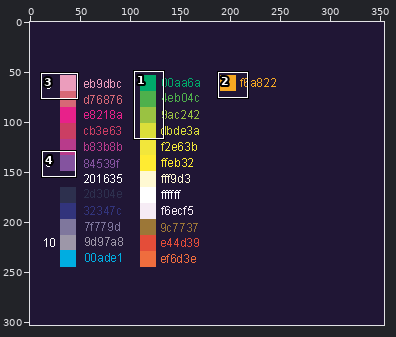
A pixel-art file gets an edit: sprites/colorPalette.aseprite. Above: a wide view before the commit, with the close-up outlined.
Close-up. Old version:
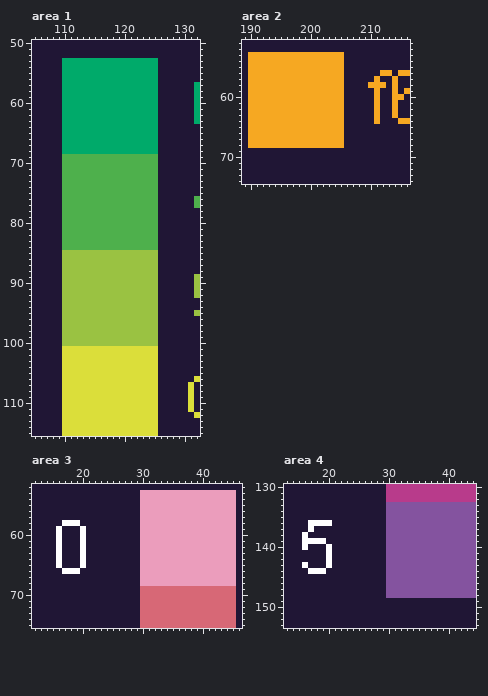
354x303 pixels, 1 frame. Shown: area 1: x 105..132, y 50..115; area 2: x 189..216, y 51..74; area 3: x 12..46, y 52..75; area 4: x 13..44, y 130..153. The commit also changed other parts of the picture, which this record leaves out.
After:
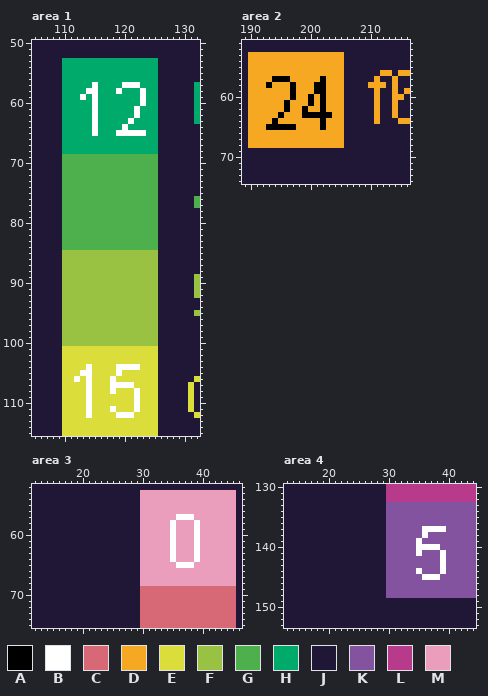
Palette (. is transparent): A #000000  B #ffffff  C #d76876  D #f6a822  E #dbde3a  F #9ac242  G #4eb04c  H #00aa6a  J #201635  K #84539f  L #b83b8b  M #eb9dbc
What changed:
layer "Layer 3" added
--- area 1, layer "Layer 3"
@@ x 111..125 @@
  56 HHHHHHHHHHHHHHH
- 57 HHHHHHHHHHHHHHH
- 58 HHHHHHHHHHHHHHH
- 59 HHHHHHHHHHHHHHH
- 60 HHHHHHHHHHHHHHH
- 61 HHHHHHHHHHHHHHH
- 62 HHHHHHHHHHHHHHH
- 63 HHHHHHHHHHHHHHH
- 64 HHHHHHHHHHHHHHH
- 65 HHHHHHHHHHHHHHH
+ 57 HHHHBHHHHBBBHHH
+ 58 HHHBBHHHBHHHBHH
+ 59 HHBHBHHHHHHHBHH
+ 60 HHHHBHHHHHHHBHH
+ 61 HHHHBHHHHHHBHHH
+ 62 HHHHBHHHHHHBHHH
+ 63 HHHHBHHHHHBHHHH
+ 64 HHHHBHHHHBHHHHH
+ 65 HHHHBHHHBBBBBHH
  66 HHHHHHHHHHHHHHH
@@ x 110..124 @@
 103 EEEEEEEEEEEEEEE
-104 EEEEEEEEEEEEEEE
-105 EEEEEEEEEEEEEEE
-106 EEEEEEEEEEEEEEE
-107 EEEEEEEEEEEEEEE
-108 EEEEEEEEEEEEEEE
-109 EEEEEEEEEEEEEEE
-110 EEEEEEEEEEEEEEE
-111 EEEEEEEEEEEEEEE
-112 EEEEEEEEEEEEEEE
+104 EEEEBEEEEBBBBEE
+105 EEEBBEEEEBEEEEE
+106 EEBEBEEEBEEEEEE
+107 EEEEBEEEBBBBEEE
+108 EEEEBEEEBEEEBEE
+109 EEEEBEEEEEEEBEE
+110 EEEEBEEEEEEEBEE
+111 EEEEBEEEBEEEBEE
+112 EEEEBEEEEBBBEEE
 113 EEEEEEEEEEEEEEE
--- area 2, layer "Layer 3"
@@ x 191..205 @@
 56 DDDDDDDDDDDDDDD
-57 DDDDDDDDDDDDDDD
-58 DDDDDDDDDDDDDDD
-59 DDDDDDDDDDDDDDD
-60 DDDDDDDDDDDDDDD
-61 DDDDDDDDDDDDDDD
-62 DDDDDDDDDDDDDDD
-63 DDDDDDDDDDDDDDD
-64 DDDDDDDDDDDDDDD
-65 DDDDDDDDDDDDDDD
+57 DDDAAADDDDDADDD
+58 DDADDDADDDAADDD
+59 DDDDDDADDDAADDD
+60 DDDDDDADDADADDD
+61 DDDDDADDDADADDD
+62 DDDDDADDADDADDD
+63 DDDDADDDAAAAADD
+64 DDDADDDDDDDADDD
+65 DDAAAAADDDDADDD
 66 DDDDDDDDDDDDDDD
--- area 3, layers "Layer 3", "Layer 1"
@@ x 12..46 @@
 56 JJJJJJJJJJJJJJJJJJMMMMMMMMMMMMMMMMJ
-57 JJJJJJJJJJJJJJJJJJMMMMMMMMMMMMMMMMJ
-58 JJJJJBBBJJJJJJJJJJMMMMMMMMMMMMMMMMJ
-59 JJJJBJJJBJJJJJJJJJMMMMMMMMMMMMMMMMJ
-60 JJJJBJJJBJJJJJJJJJMMMMMMMMMMMMMMMMJ
-61 JJJJBJJJBJJJJJJJJJMMMMMMMMMMMMMMMMJ
-62 JJJJBJJJBJJJJJJJJJMMMMMMMMMMMMMMMMJ
-63 JJJJBJJJBJJJJJJJJJMMMMMMMMMMMMMMMMJ
-64 JJJJBJJJBJJJJJJJJJMMMMMMMMMMMMMMMMJ
-65 JJJJBJJJBJJJJJJJJJMMMMMMMMMMMMMMMMJ
-66 JJJJJBBBJJJJJJJJJJMMMMMMMMMMMMMMMMJ
+57 JJJJJJJJJJJJJJJJJJMMMMMMBBBMMMMMMMJ
+58 JJJJJJJJJJJJJJJJJJMMMMMBMMMBMMMMMMJ
+59 JJJJJJJJJJJJJJJJJJMMMMMBMMMBMMMMMMJ
+60 JJJJJJJJJJJJJJJJJJMMMMMBMMMBMMMMMMJ
+61 JJJJJJJJJJJJJJJJJJMMMMMBMMMBMMMMMMJ
+62 JJJJJJJJJJJJJJJJJJMMMMMBMMMBMMMMMMJ
+63 JJJJJJJJJJJJJJJJJJMMMMMBMMMBMMMMMMJ
+64 JJJJJJJJJJJJJJJJJJMMMMMBMMMBMMMMMMJ
+65 JJJJJJJJJJJJJJJJJJMMMMMMBBBMMMMMMMJ
+66 JJJJJJJJJJJJJJJJJJMMMMMMMMMMMMMMMMJ
 67 JJJJJJJJJJJJJJJJJJMMMMMMMMMMMMMMMMJ
--- area 4, layers "Layer 3", "Layer 1"
@@ x 13..44 @@
 135 JJJJJJJJJJJJJJJJJKKKKKKKKKKKKKKK
-136 JJJJBBBBJJJJJJJJJKKKKKKKKKKKKKKK
-137 JJJJBJJJJJJJJJJJJKKKKKKKKKKKKKKK
-138 JJJBJJJJJJJJJJJJJKKKKKKKKKKKKKKK
-139 JJJBBBBJJJJJJJJJJKKKKKKKKKKKKKKK
-140 JJJBJJJBJJJJJJJJJKKKKKKKKKKKKKKK
-141 JJJJJJJBJJJJJJJJJKKKKKKKKKKKKKKK
-142 JJJJJJJBJJJJJJJJJKKKKKKKKKKKKKKK
-143 JJJBJJJBJJJJJJJJJKKKKKKKKKKKKKKK
-144 JJJJBBBJJJJJJJJJJKKKKKKKKKKKKKKK
-145 JJJJJJJJJJJJJJJJJKKKKKKKKKKKKKKK
+136 JJJJJJJJJJJJJJJJJKKKKKKKKKKKKKKK
+137 JJJJJJJJJJJJJJJJJKKKKKKBBBBKKKKK
+138 JJJJJJJJJJJJJJJJJKKKKKKBKKKKKKKK
+139 JJJJJJJJJJJJJJJJJKKKKKBKKKKKKKKK
+140 JJJJJJJJJJJJJJJJJKKKKKBBBBKKKKKK
+141 JJJJJJJJJJJJJJJJJKKKKKBKKKBKKKKK
+142 JJJJJJJJJJJJJJJJJKKKKKKKKKBKKKKK
+143 JJJJJJJJJJJJJJJJJKKKKKKKKKBKKKKK
+144 JJJJJJJJJJJJJJJJJKKKKKBKKKBKKKKK
+145 JJJJJJJJJJJJJJJJJKKKKKKBBBKKKKKK
 146 JJJJJJJJJJJJJJJJJKKKKKKKKKKKKKKK
